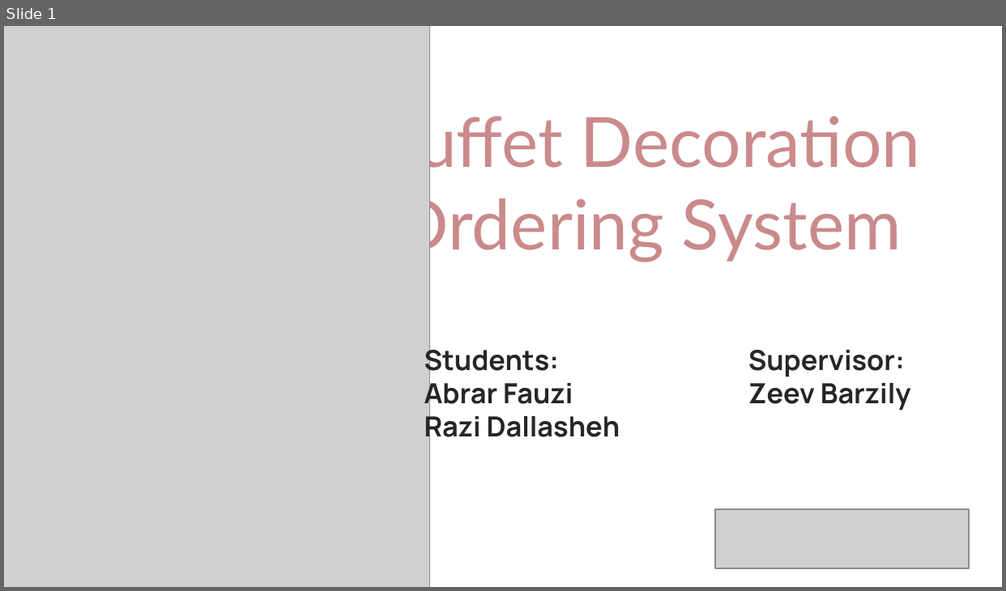
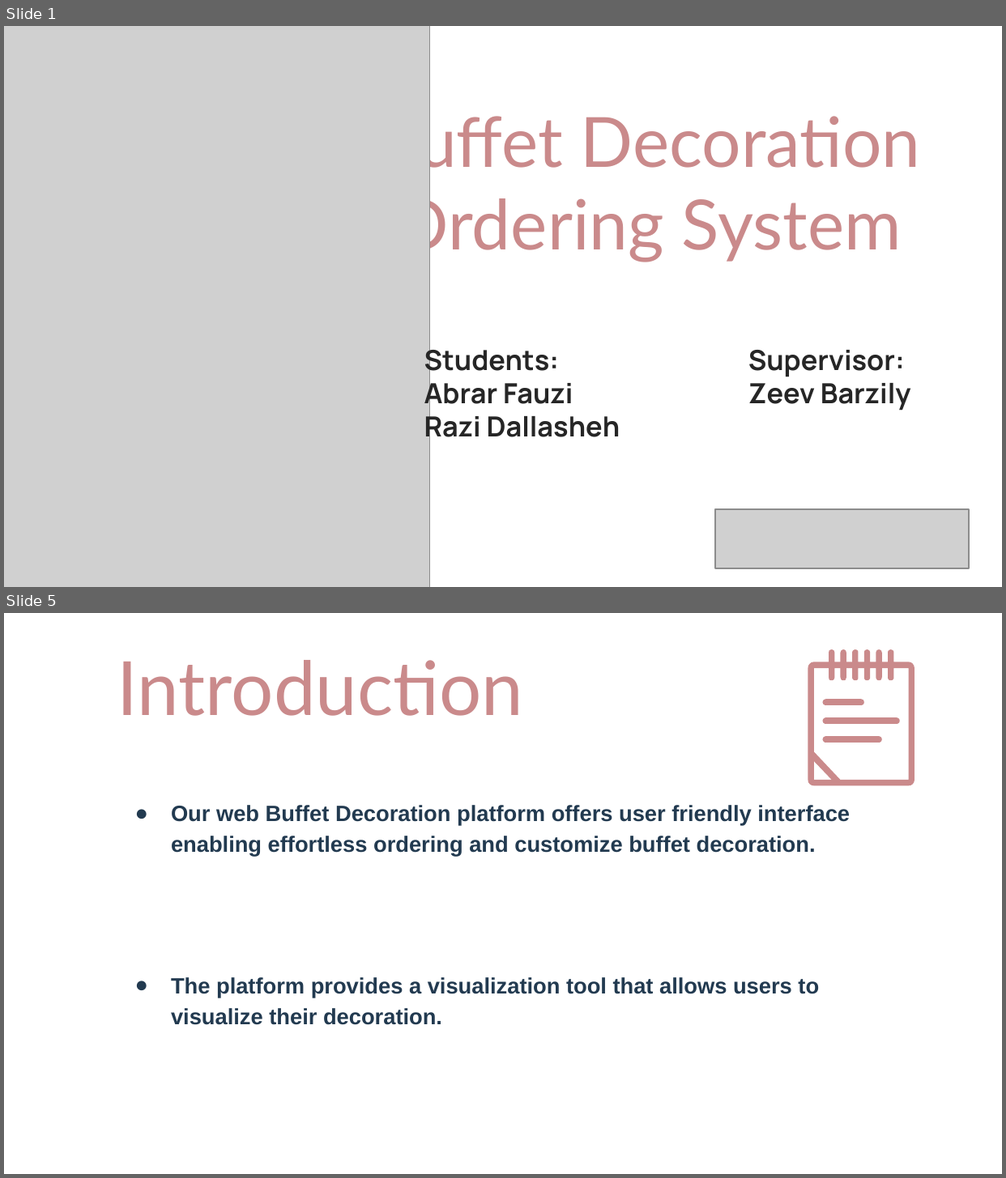
Before and after one commit to razidal/eventdecor, a slide deck: Capstone Project Phase B.pptx. Shown one above the other, each under a label of ours: slide 1 before the commit, slides 1 and 5 after it; the slides between them are not shown. The pictures are 1006x591 and 1006x1178 pixels, drawn with LibreOffice and Linux fonts; fonts in the diff are those of the drawing; grey boxes stand for pictures. Boxes give left, top, right and bottom in pixels: in the first picture for what was removed or moved away, otherwise in the second. Text is boxed around its words. In the diff, an @@ line names an element or a change of style, - is before the commit and + after.

```diff
--- a/Capstone Project Phase B.pptx
+++ b/Capstone Project Phase B.pptx
@@ slide 5 added at [4, 613, 1002, 1174], background #FFFFFF @@
@@ title added at [117, 660, 523, 716], 54 pt, text #CA8A8B @@
+Introduction
@@ freeform shape added at [808, 650, 915, 786], fill #CA8A8B @@
@@ text added at [171, 805, 850, 1025], 16 pt, text #223A50, bold @@
+● Our web Buffet Decoration platform offers user friendly interface enabling effortless ordering and customize buffet decoration.
+● The platform provides a visualization tool that allows users to visualize their decoration.
```
Also in this commit, not shown: 4 slides changed, 1 other slide added, 2 slides removed.
